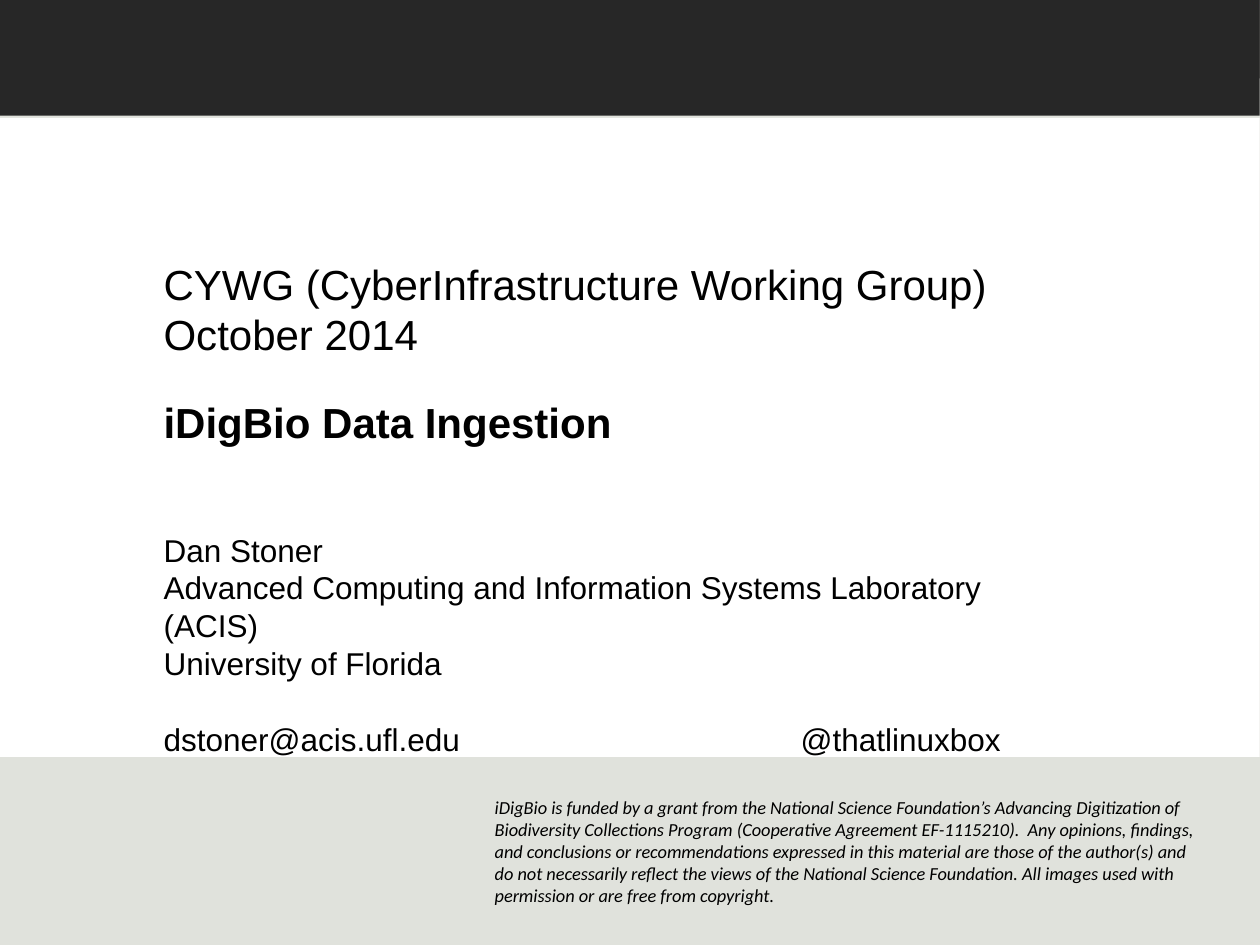
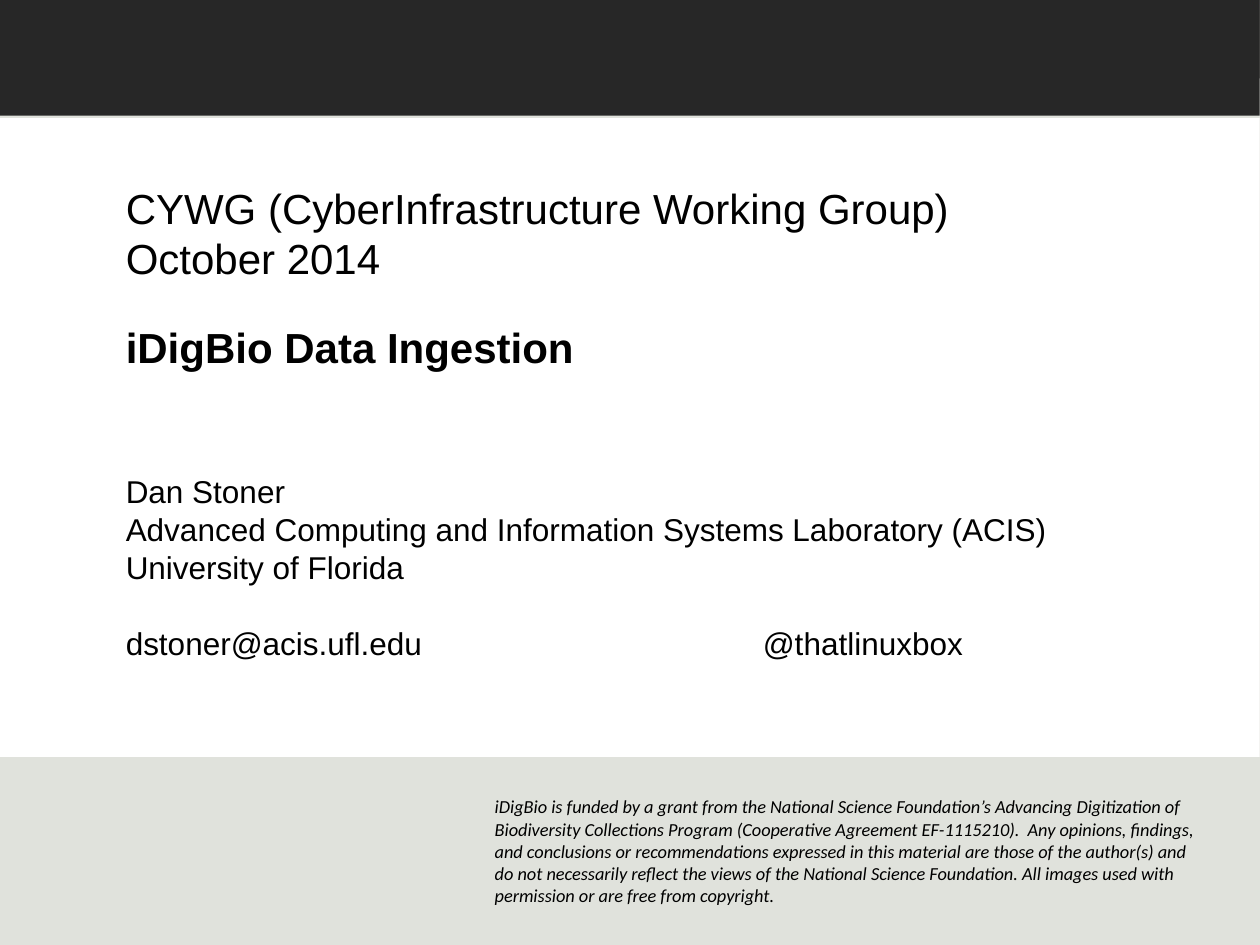
Before and after one commit to danstoner/idigbio-scratch, a slide deck: slide 1 of Dan_CYWG_2014.pptx. Drawn at 1260x945 pixels with LibreOffice and Linux fonts; fonts in the diff are those of the drawing; background and template pictures are left out. Boxes give left, top, right and bottom in pixels: in the first picture for what was removed or moved away, otherwise in the second. Text is boxed around its words. In the diff, an @@ line names an element or a change of style, - is before the commit and + after.

```diff
--- a/Dan_CYWG_2014.pptx
+++ b/Dan_CYWG_2014.pptx
@@ text "CYWG (CyberInfrastructure Working Group)": place and size @@
-text "CYWG (CyberInfrastructure Working Group)" at <box>164,269,987,447</box>
+text "CYWG (CyberInfrastructure Working Group)" at <box>126,193,949,371</box>
@@ text "Dan Stoner" rewrapped from <box>164,540,1001,756</box> to <box>126,481,1046,660</box> @@
```
Also in this commit, not shown: 1 other slide changed.
